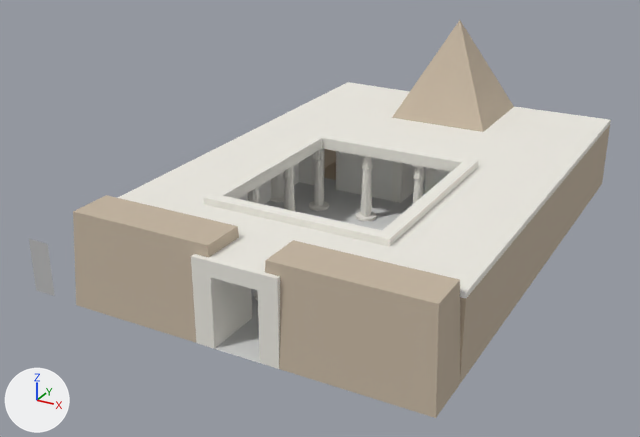
One commit to the glTF model assets/items/gq885gy2089/Ptahemwia.glb: the scene before it, then after it.
One viewpoint serves both versions: a 50 mm lens placed at (16.06, -15.55, 11.88), pointed at (3.88, 6.58, 0.82). The lights are fixed; the arrows at lower left show +X, +Y and +Z.

Names of what the first picture shows: 'Mesh17 Component_22_9 Model', 'Mesh18 Component_22_9 Model', 'Mesh19 Component_22_10 Model', 'Mesh22 Component_22_11 Model', 'Mesh3 Component_22_2 Model', 'Mesh34 Component_25_1 Model', 'Mesh35 Component_29_1 Model', 'Mesh36 Component_30_1 Model', 'Mesh37 Component_31_1 Model', 'Mesh38 Component_31_2 Model', 'Mesh39 Model', 'Mesh42 Model', 'Mesh5 Component_22_3 Model', 'Mesh7 Component_22_4 Model', 'Mesh8 Component_22_4 Model'.
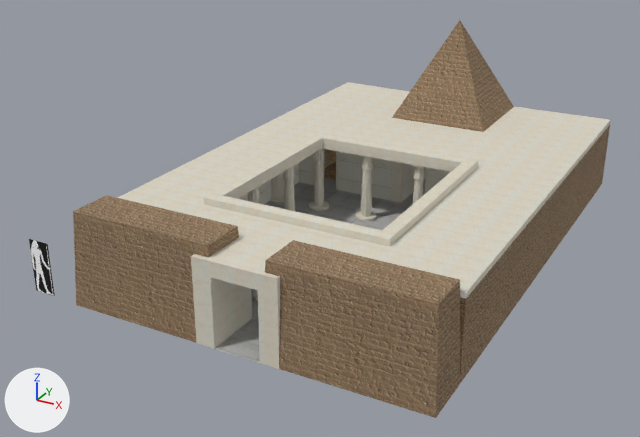
Edits to the bpy script that builds the scene:
```text
Add img_hesyra3:
    img_hesyra3 = load_image('HesyRa3', '_unpacked/HesyRa3', 1062, 2445, 'sRGB')
Add img_paving:
    img_paving = load_image('Paving', '_unpacked/Paving', 1600, 920, 'sRGB')
Add img_mudbrick1:
    img_mudbrick1 = load_image('Mudbrick1', '_unpacked/Mudbrick1', 492, 423, 'sRGB')
Add img_2:
    img_2 = load_image('_2', '_unpacked/_2', 202, 164, 'sRGB')
Change mat_2:
    remove mat_2.base_color = (0.855, 0.835, 0.773)  # white #eeece4
    add mat_2.texture = img_2
Change mat_mudbrick1:
    remove mat_mudbrick1.base_color = (0.553, 0.463, 0.357)  # beige #c4b5a1
    add mat_mudbrick1.texture = img_mudbrick1
Change mat_paving:
    remove mat_paving.base_color = (0.678, 0.682, 0.671)  # light grey #d7d7d6
    add mat_paving.texture = img_paving
Change mat_hesyra3:
    remove mat_hesyra3.base_color = (0.502, 0.502, 0.502)  # grey #bcbcbc
    add mat_hesyra3.texture = img_hesyra3
```

Pixel boxes [x1, y1, x2, y2] of what changed, in the pictures (640 x 437 px):
'Mesh39 Model', surface changed: [118, 82, 611, 383] in both
'Mesh38 Component_31_2 Model', surface changed: [265, 240, 460, 418] in both
'Mesh37 Component_31_1 Model', surface changed: [73, 195, 239, 342] in both
'Mesh36 Component_30_1 Model', surface changed: [191, 236, 283, 369] in both
'Mesh35 Component_29_1 Model', surface changed (beige to brown): [392, 20, 514, 132] in both
'Mesh42 Model', surface changed: [29, 239, 55, 296] in both
'Mesh17 Component_22_9 Model', surface changed: [360, 155, 373, 217] in both
'Mesh7 Component_22_4 Model', surface changed: [314, 149, 324, 206] in both
'Mesh5 Component_22_3 Model', surface changed: [283, 164, 297, 211] in both
'Mesh34 Component_25_1 Model', surface changed: [270, 172, 284, 202] in both
'Mesh19 Component_22_10 Model', surface changed: [412, 165, 425, 204] in both
'Mesh3 Component_22_2 Model', surface changed: [248, 185, 262, 203] in both
'Mesh18 Component_22_9 Model', surface changed: [356, 211, 377, 221] in both
'Mesh8 Component_22_4 Model', surface changed: [309, 201, 329, 211] in both
'Mesh22 Component_22_11 Model', surface changed: [254, 290, 258, 301] in both
